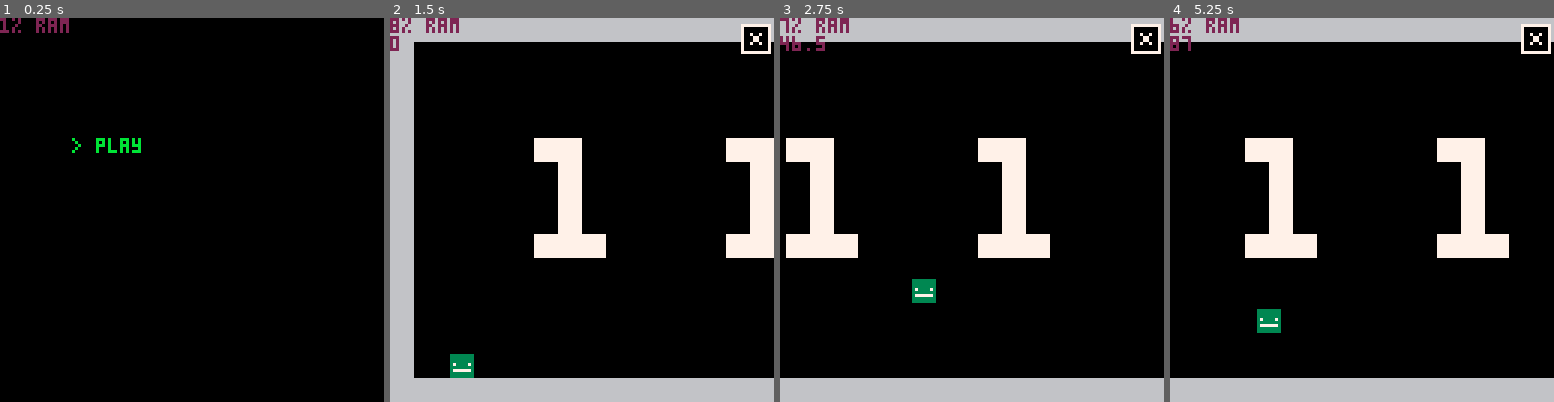
Above: before the commit, frames 1-4 (left to right).
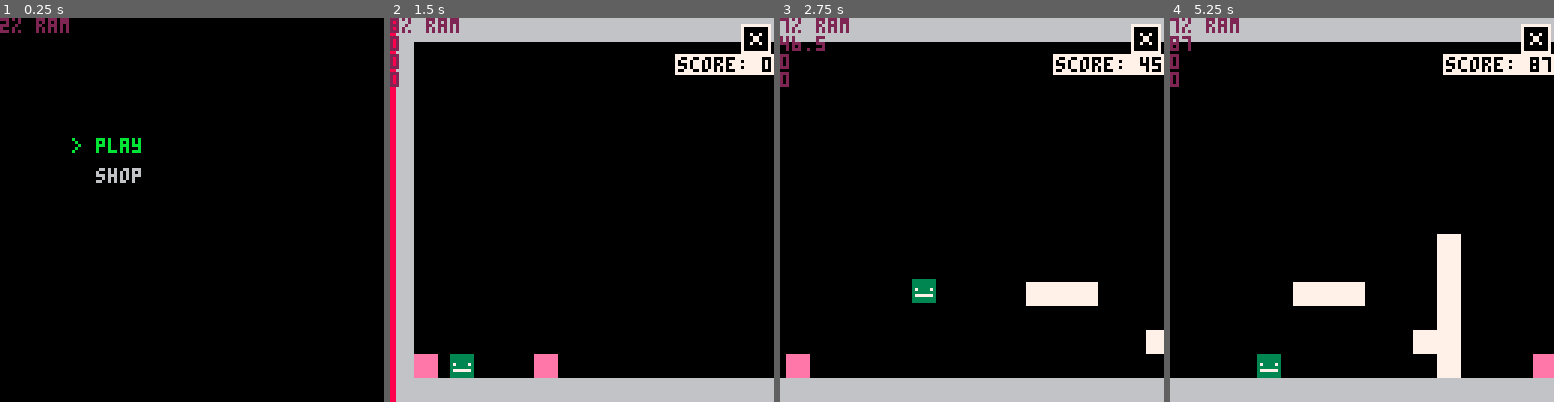
Above: after the commit, the same moments.

Repository: Bakawy/Pico_Games
Game: PICO-8 cartridge jump_game.p8
Two runs of this game, one before a commit and one after it. Both use one fixed random seed, a clock stepped at 60 frames per second and the inputs below.
Inputs:
- Up to frame 1 (0.25 s): no input
- Up to frame 2 (1.5 s): tap X (X key) at 0.33, 1.07 s; tap O (Z key) at 0.7 s
- Up to frame 3 (2.75 s): hold Right 1.6-2.1 s; tap O (Z key) at 1.7, 2.1, 2.5 s; tap X (X key) at 1.85 s; hold Up 2.15-2.42 s; hold Right from 2.47 s (still down)
- Up to frame 4 (5.25 s): tap O (Z key) every 0.4 s from 2.9 to 4.9 s; tap X (X key) at 2.97, 4.08, 5.2 s; release Right at 3.03 s; hold Left 3.08-3.58 s; hold Down 3.63-3.97 s; hold Right 4.02-4.68 s; hold Up 4.73-5.03 s; hold Left from 5.08 s (still down)

The runs differ from the first frame. In frame 1, 0.3% of the frame differs, in the area x 0-37%, y 0-43%; in frame 2, 9.2%; in frame 3, 9.4%; in frame 4, 12%, in the area x 0-100%, y 0-94%.

Commit message:
added basic gameplay

Diff:
--- a/jump_game.p8
+++ b/jump_game.p8
@@ -7,6 +7,8 @@
 1 - grabbable
 2 - unbreakable
 3 - floating
+4 - door
+5 - block tile place
 Game States
 0 - main menu
 1 - game⬆️
@@ -46,14 +48,14 @@
 00000000000000000000000000000000000000000000000000000000000000000000000000000000000000000000000000000000000000000000000000000000
 00000000000000000000000000000000000000000000000000000000000000000000000000000000000000000000000000000000000000000000000000000000
 00000000000000000000000000000000000000000000000000000000000000000000000000000000000000000000000000000000000000000000000000000000
-77777777666666660003300034433443000000000000000000766666666667000000000000000000000000000000000000000000000000000000000000000000
-77777777666666660333300033433443000000000000000000766666666667000000000000000000000000000000000000000000000000000000000000000000
-77777777666666660333300044333433000000000000000000766666666667000000077777700000000000000000000000000000000000000000000000000000
-77777777666666660003300044343334000007777770000000766666666667000000777007770000000000000000000000000000000000000000000000000000
-77777777666666660003333043344334000077666677000000766666666667000007770000777000000000000000000000000000000000000000000000000000
-77777777666666660003333043444344000776666667700000766666666667000007700000077000000000000000000000000000000000000000000000000000
-77777777666666660003300033444333007766666666770000766666666667000007777777777000000000000000000000000000000000000000000000000000
-77777777666666660003300034444344007666666666670000766666666667000000000000000000000000000000000000000000000000000000000000000000
+77777777666666660003300034433443000000000000000000766666666667000000000000000000000660000000000000000000000000000000000000000000
+77777777666666660333300033433443000000000000000000766666666667000000000000000000000660000000000000000000000000000000000000000000
+77777777666666660333300044333433000000000000000000766666666667000000077777700000006666000000000000000000000000000000000000000000
+77777777666666660003300044343334000007777770000000766666666667000000777007770000006666000000000000000000000000000000000000000000
+77777777666666660003333043344334000077666677000000766666666667000007770000777000066666600000000000000000000000000000000000000000
+77777777666666660003333043444344000776666667700000766666666667000007700000077000066666600000000000000000000000000000000000000000
+77777777666666660003300033444333007766666666770000766666666667000007777777777000666666660000000000000000000000000000000000000000
+77777777666666660003300034444344007666666666670000766666666667000000000000000000666666660000000000000000000000000000000000000000
 00888800000000000000000000000000000000000000000000000000000000000000000000000000000000000000000000000000000000000000000000000000
 08888880000000000000000000000000000000000000000000000000000000000000000000000000000000000000000000000000000000000000000000000000
 88899888000000000000000000000000000000000000000000000000000000000000000000000000000000000000000000000000000000000000000000000000
@@ -217,7 +219,7 @@
 
 
 __gff__
-000000000000000000000000000000000303030303030303030303000000000000000000000000000000000000000000090d0c0d10101010000000000000000000000000000000000000000000000000000000000000000000000000000000000300000000000000000000000000000000000000000000000000000000000000
+000000000000000000000000000000000303030303030303030303000000000000000000000000000000000000000000090d3c0d3434343424240d000000000000000000000000000000000000000000000000000000000000000000000000000300000000000000000000000000000000000000000000000000000000000000
 0000000000000000000000000000000000000000000000000000000000000000000000000000000000000000000000000000000000000000000000000000000000000000000000000000000000000000000000000000000000000000000000000000000000000000000000000000000000000000000000000000000000000000
 __map__
 0000000000000000000000000000000000000000000000000000000000000000000000000000000000000000000000000000000000000000000000000000000000000000000000000000000000000000000000000000000000000000000000000000000000000000000000000000000000000000000000000000000000000000
@@ -236,19 +238,19 @@
 0000000000000000000000000000000000000000000000000000000000000000000000000000000000000000000000000000000000000000000000000000000000000000000000000000000000000000000000000000000000000000000000000000000000000000000000000000000000000000000000000000000000000000
 0000000000000000000000000000000000000000000000000000000000000000000000000000000000000000000000000000000000000000000000000000000000000000000000000000000000000000000000000000000000000000000000000000000000000000000000000000000000000000000000000000000000000000
 0000000000000000000000000000000000000000000000000000000000000000000000000000000000000000000000000000000000000000000000000000000000000000000000000000000000000000000000000000000000000000000000000000000000000000000000000000000000000000000000000000000000000000
-3131313131313131313131313131313131313131313131313131313131313131313131313131313131313131313131313131313131000000000000000000000000000000000000000000000000000000000000000000000000000000000000000000000000000000000000000000000000000000000000000000000000000000
+3131313131313131313131313131313131313131313131313131313131313131313131313131313131313131313131313131313131313131313131313131313131313131313131313131000000000000000000000000000000000000000000000000000000000000000000000000000000000000000000000000000000000000
 0000000000000031310000000000000000000000000000313100000000000000000000000000000000000000000000000000000000000000000000000000000000000000000000000000000000000000000000000000000000000000000000000000000000000000000000000000000000000000000000000000000000000000
 0000000000000031310000000000000000000000000000313100000000000000000000000000000000000000000000000000000000000000000000000000000000000000000000000000000000000000000000000000000000000000000000000000000000000000000000000000000000000000000000000000000000000000
 0000000000000031313030003000300030303000303030313100000000000000000000000000000000000000000000000000000000000000000000000000000000000000000000000000000000000000000000000000000000000000000000000000000000000000000000000000000000000000000000000000000000000000
 0000000000000031313000003000300030003000300030313100000000000000000000000000000000000000000000000000000000000000000000000000000000000000000000000000000000000000000000000000000000000000000000000000000000000000000000000000000000000000000000000000000000000000
-0000000000000031313030003030300030003000303030313100000000000030300000000000003030300000000000000030303000000000000000000000000000000000000000000000000000000000000000000000000000000000000000000000000000000000000000000000000000000000000000000000000000000000
-0000000000000031310030003000300030003000300000313100000000000000300000000000000000300000000000000000003000000000000000000000000000000000000000000000000000000000000000000000000000000000000000000000000000000000000000000000000000000000000000000000000000000000
-0000000000000031313030003000300030303000300000313100000000000000300000000000003030300000000000000030303000000000000000000000000000000000000000000000000000000000000000000000000000000000000000000000000000000000000000000000000000000000000000000000000000000000
-0000000000000031310000000000000000000000000000313100000000000000300000000000003000000000000000000000003000000000000000000000000000000000000000000000000000000000000000000000000000000000000000000000000000000000000000000000000000000000000000000000000000000000
-0000000000000031310000000000000000000000000000313100000000000030303000000000003030300000000000000030303000000000000000000000000000000000000000000000000000000000000000000000000000000000000000000000000000000000000000000000000000000000000000000000000000000000
+0000000000000031313030003030300030003000303030313100000000000000000000000000000000000000000000000000000000000000000000000000000000000000000000000000000000000000000000000000000000000000000000000000000000000000000000000000000000000000000000000000000000000000
+0000000000000031310030003000300030003000300000313100000000000000000000000000000000000000000000000000000000000000000000000000000000000000000000000000000000000000000000000000000000000000000000000000000000000000000000000000000000000000000000000000000000000000
+0000000000000031313030003000300030303000300000313100000000000000000000000000000000000000000000000000000000000000000000000000000000000000000000000000000000000000000000000000000000000000000000000000000000000000000000000000000000000000000000000000000000000000
 0000000000000031310000000000000000000000000000313100000000000000000000000000000000000000000000000000000000000000000000000000000000000000000000000000000000000000000000000000000000000000000000000000000000000000000000000000000000000000000000000000000000000000
-0000000000000031310000000000000000000000000000313100000000000000000000000000000000000000000000000000000000000000000000000000000000000000000000000000000000000000000000000000000000000000000000000000000000000000000000000000000000000000000000000000000000000000
-0000000038390031310038390000000000000000000000313100000000000000000000000000000000000000000000000000000000000000000000000000000000000000000000000000000000000000000000000000000000000000000000000000000000000000000000000000000000000000000000000000000000000000
-0000000034350031310034350000000000000000000000313100000000000000000000000000000000000000000000000000000000000000000000000000000000000000000000000000000000000000000000000000000000000000000000000000000000000000000000000000000000000000000000000000000000000000
-0000000036370031310036370000000000000000000000313100000000700000000000007170000000000000000071700000000071000000000000000000000000000000000000000000000000000000000000000000000000000000000000000000000000000000000000000000000000000000000000000000000000000000
-3131313131313131313131313131313131313131313131313131313131313131313131313131313131313131313131313131313131000000000000000000000000000000000000000000000000000000000000000000000000000000000000000000000000000000000000000000000000000000000000000000000000000000
+0000000000000031310000000000000000000000000000313100000000000000000000000000000000000000000000000000000000000000000000000000000000003000000000000000000000000000000000000000000000000000000000000000000000000000000000000000000000000000000000000000000000000000
+0000000000000031310000000000000000000000000000313100000000000000000000300000000000000000000000000000000000000000000000000000000000003000000000000000000000000000000000000000000000000000000000000000000000000000000000000000000000000000000000000000000000000000
+0000000000000031310000000000000000000000000000313100000000000000000000300000000000000000000000000000000000000000000000003030300000003000000000000000000000000000000000000000000000000000000000000000000000000000000000000000000000000000000000000000000000000000
+0000000038390031310038390000000000000000000000313100000000000000300000300000000000000000000000000000000000000000000000000000000000003000000000000000000000000000000000000000000000000000000000000000000000000000000000000000000000000000000000000000000000000000
+0000000034350031310034350000000000000000000000313100000000000000300000300000000000303000000000000000000000000000000000000000000000303000000000000000000000000000000000000000000000000000000000000000000000000000000000000000000000000000000000000000000000000000
+0000000036370031310036370000000000000000000000313110000000700000300000307170000000000000000000717000100000717000000000000000000000003071700050000071000000000000000000000000000000000000000000000000000000000000000000000000000000000000000000000000000000000000
+3131313131313131313131313131313131313131313131313131313131313131313131313131313a3a3a3a3a3a3131313131313131313131313131313131313131313131313131313131000000000000000000000000000000000000000000000000000000000000000000000000000000000000000000000000000000000000
--- a/scripts/jump_game/enemy.lua
+++ b/scripts/jump_game/enemy.lua
@@ -52,7 +52,7 @@
 
 
 function spawn_enemies()
-	for x=0, 15 do
+	for x=0, 127 do
 		for y=0, 15 do
 			local tile_id = mget(x, y)
 			if tile_id == 80 then
--- a/scripts/jump_game/environment.lua
+++ b/scripts/jump_game/environment.lua
@@ -24,15 +24,21 @@
 
 function generate_level() --chunks must be on the same column
 	local chunks = get_chunks()
+	local last_chunk = 0
 	copy_map(24, 16, 0, 0, 5, 16)
 	local map_x = 4
 	local end_x = 127 - 8
 	while map_x < end_x do
-		local chunk = rnd(chunks)
+		local chunk = 0
+		while chunk == last_chunk or chunk == 0 do chunk = rnd(chunks) end
+		last_chunk = chunk
 		if map_x + chunk.w >= end_x then
 			for i=0, end_x - map_x - 1 do
 				mset(map_x, 0, 49)
 				mset(map_x, 15, 49)
+				if i == end_x - map_x - 1 then
+					mset(map_x, 14, 80)
+				end
 				map_x += 1
 			end
 			break
@@ -73,3 +79,27 @@
 	assert(#chunks != 0, "no chunks found")
 	return chunks
 end
+
+function draw_shop()
+	rect(103, 103, 120, 120, 4)
+	print("\#1\f4\-hstorage", 98, 96)
+end
+
+function update_death_wall()
+	if not death_wall then return end
+	death_wall.speed = min(death_wall.speed + death_wall.acceleration, death_wall.max_speed)
+	death_wall.x = min(death_wall.x + death_wall.speed, 976)
+
+	if player.x + 4 < death_wall.x then
+		run()
+	end
+	for enemy in all(enemies) do
+		if enemy.x + 4 < death_wall.x then
+			enemy.dead = {1, -1}
+		end
+	end
+end
+
+function draw_death_wall()
+	rectfill(0, 0, death_wall.x, 128, 8)
+end
--- a/scripts/jump_game/game.lua
+++ b/scripts/jump_game/game.lua
@@ -7,19 +7,44 @@
 },{__index = _ENV})
 
 function init_game(type)
+	if game_state == 2 then
+		mset(22, 30, mget(14, 14))
+		mset(22, 29, mget(14, 13))
+		mset(21, 30, mget(13, 14))
+		mset(21, 29, mget(13, 13))
+	end
+
 	gravity = 0.3
-	player = Player:new({x=24, y=119})
+	if player then
+		player = Player:new({x=24, y=119, grabbing=player.grabbing, stored_tile=player.stored_tile})
+	else
+		player = Player:new({x=24, y=119})
+	end
 	game_state = type + 1
 	thrown_tiles = {}
 	enemies = {}
 	particles = {}
-	spawn_enemies()
+	death_wall = nil
+	screen_left = 0
 	memset(0x2000, 0, 128*16)
 	if type == 0 then --main game
 		--copy_map(0, 16, 0, 0, 8, 16)
 		generate_level()
+		spawn_enemies()
+
+		local max_speed = 1.25
+		local ease_time = 12 --in seconds
+		death_wall = {
+			x = 0,
+			speed = 0,
+			acceleration = max_speed/(60*ease_time),
+			max_speed = max_speed
+		}
 	elseif type == 1 then --shop
+		level += 1
+		update_score()
 		copy_map(8, 16, 0, 0, 16, 16)
+		mset(7, 14, randint(17, 26))
 	end
 end
 
@@ -29,15 +54,26 @@
 
 	if game_state == 1 then
 		print(screen_left)
+		print(player.invulnerable)
+		print(player.hitstun)
 	end
 end
 
 function draw_hud()
 	camera()
+	--stored tile
 	local size = 9
 	local margin = 2
 	rect(128 - margin - size, margin, 128 - margin, margin + size, 7)
 	palt(0, false)
 	spr(player.stored_tile == -1 and 0 or player.stored_tile, 128 - margin - size + 1, margin + 1)
 	palt()
+
+	--score
+	local text = "score: "..flr(score)
+	print("\#7\f0\-h"..text, 128 - 4 * #text - 1, 13)
 end
+
+function update_score()
+	score = max(1024 * level + screen_left, score)
+end
--- a/scripts/jump_game/helper.lua
+++ b/scripts/jump_game/helper.lua
@@ -4,6 +4,10 @@
 
 function dist(x1, y1, x2, y2)
 	return sqrt((x2 - x1)^2 + (y2 - y1)^2)
+end
+
+function randint(low, high)
+	return flr(rnd(high+1-low))+low
 end
 
 function is_collide(x1, y1, x2, y2)
--- a/scripts/jump_game/main.lua
+++ b/scripts/jump_game/main.lua
@@ -9,6 +9,8 @@
     X=5
 	water_tile_radius = 24
 	screen_left = 0
+	score = 0
+	level = 0
 
 	init_menu()
 
@@ -20,9 +22,11 @@
 	if game_state == 0 then
 		update_menu()
 	elseif game_state == 1 then
+		update_score()
 		player:move()
 		move_tiles()
 		move_enemies()
+		update_death_wall()
 		update_particles()
 	elseif game_state == 2 then
 		player:move()
@@ -47,11 +51,13 @@
 		draw_thrown_tiles()
 		player:draw()
 		draw_enemies()
+		draw_death_wall()
 		draw_particles()
 		draw_hud()
 	elseif game_state == 2 then
 		draw_thrown_tile_effects()
 		draw_environment()
+		draw_shop()
 		draw_thrown_tiles()
 		player:draw()
 		draw_particles()
--- a/scripts/jump_game/menu.lua
+++ b/scripts/jump_game/menu.lua
@@ -1,5 +1,5 @@
 function init_menu()
-	menu_items = {"play"}
+	menu_items = {"play", "shop"}
     menu_text = {}
     camera()
     selected = 1
@@ -21,6 +21,8 @@
     if (btnp(4) or btnp(5)) and disableinput <= 0 then
         if menu_items[selected] == "play" then
             init_game(0)
+        elseif menu_items[selected] == "shop" then
+            init_game(1)
         end
     end
 end
--- a/scripts/jump_game/player.lua
+++ b/scripts/jump_game/player.lua
@@ -9,10 +9,12 @@
     grappling = false,
     hook = nil,
     hitstun = 0,
+	invulnerable = 0,
 	standing_on = {},
 	grounded = false,
 	stored_tile = -1,
 	status = {}, --speed: speed multiplier,
+	throwing = nil,
 	move = function(_ENV)
 		local frict = 1.5
 		local max_cayote_time = 5
@@ -66,6 +68,9 @@
 
 		grounded = false
 		if old_y_velocity > 0 and collided then
+			if mget(coordinate_to_tile(x, y + 5)) == 58 then
+				damage(_ENV)
+			end
 			grounded = true
 			cayote_time = max_cayote_time
 		end
@@ -84,6 +89,7 @@
 		end
 		if not grounded and cayote_time > 0 then cayote_time -= 1 end
 		if hitstun > 0 then hitstun -= 1 end
+		if invulnerable > 0 then invulnerable -= 1 end
 		local tx, ty = coordinate_to_tile(x, y+5)
 		standing_on = {
 			mget(tx - 1, ty),
@@ -122,7 +128,7 @@
 		end
 	end,
 	draw = function(_ENV)
-		if flr(hitstun / 3) % 2 == 0 then
+		if flr(invulnerable / 3) % 2 == 0 then
 			spr(1, x - 4, y - 4)
 		end
 
@@ -132,6 +138,23 @@
 
 		if grappling and hook then
 			line(x, y - 8, hook.x, hook.y, 7)
+		end
+		if throwing then
+			local throw_power = 1 * 3 + throwing/100
+			local throw_angle = 0.125
+			throw_angle = facing == L and 0.5 - throw_angle or throw_angle
+			local xv = throw_power * cos(throw_angle)
+			local yv = throw_power * sin(throw_angle)
+			local tx = x
+			local ty = y - 8
+			for i=1,6 do
+				for j=1, 3 do
+					yv += gravity
+					tx += xv
+					ty += yv
+				end
+				circfill(tx, ty, 1, 8)
+			end
 		end
 	end,
 	fire_grapple = function(_ENV)
@@ -152,11 +175,13 @@
 		}
 	end,
 	damage = function(_ENV)
+		if invulnerable > 0 then return end
 		local direction = 0.375
 		local magnitude = 5
 		x_velocity += cos(direction) * magnitude
 		y_velocity += sin(direction) * magnitude
 		hitstun = 10
+		invulnerable = 30
 	end,
 	apply_inputs = function(_ENV)
 		local speed = 1.5
@@ -176,12 +201,23 @@
 			init_game(game_state % 2)
 		end
 
+
 		if false then
 			--add(particles, Particles:new({x=64, y=64, size=10 * 2, delta_size=-2, frames=10, sprite_id=64}))
 			local temp = stored_tile
 			stored_tile = grabbing
 			grabbing = temp
 			return
+		end
+
+		if btn(O) and btnp(U) and (grabbing != -1 or stored_tile != -1) then
+			local temp = stored_tile
+			stored_tile = grabbing
+			grabbing = temp
+			if grappling then
+				grappling = false
+				hook = nil
+			end
 		end
 
 		if btnp(O) then
@@ -250,14 +286,25 @@
 					grabbing = 16
 				end
 			elseif grabbing != -1 then
+				--normal_throw(_ENV)
+				throwing = 0
+			end
+		end
+
+		if throwing then
+			if btn(X) then
+				throwing = min(throwing + 10, 100)
+			else
 				normal_throw(_ENV)
+				throwing = nil
 			end
 		end
 	end,
 	normal_throw = function(_ENV)
-		local throw_power = 3
-
-		spawn_thrown_tile(grabbing, x, y - 8, throw_power, facing == L and 0.375 or 0.125)
+		local throw_power = 1 * 3 + throwing/100
+		local throw_angle  = 0.125
+
+		spawn_thrown_tile(grabbing, x, y - 8, throw_power, facing == L and 0.5 - throw_angle or throw_angle)
 		grabbing = -1
 		if grappling then
 			grappling = false
--- a/scripts/jump_game/tile.lua
+++ b/scripts/jump_game/tile.lua
@@ -4,7 +4,7 @@
 	local dir = nearest_axis(self.x) -- -1 left, +1 right
 	local tx2 = coordinate_to_tile(self.x + dir*tile_size, self.y)
 	if not fget(mget(tx, ty + 1), 0) then tx = tx2 end
-	mset(tx, ty, self.id)
+	place_tile(tx, ty, self.id)
 	self.dead = true
 end
 
@@ -18,7 +18,7 @@
 	self.x_velocity *= 0.4
 	if abs(self.y_velocity) < 0.15 then
 		local tx, ty = coordinate_to_tile(self.x, self.y)
-		mset(tx, ty, self.id)
+		place_tile(tx, ty, self.id)
 		self.dead = true
 	end
 end
@@ -34,12 +34,12 @@
 	local dir = nearest_axis(self.x) -- -1 left, +1 right
 	local tx2 = coordinate_to_tile(self.x + dir*tile_size, self.y)
 	if not fget(mget(tx, ty + 1), 0) then tx = tx2 end
-	mset(tx, ty, 51)
+	place_tile(tx, ty, 51)
 
 	for i=ty-1,0,-1 do
 		local id=mget(tx, i)
 		if fget(id, 0) then break end
-		mset(tx, i, 50)
+		place_tile(tx, i, 50)
 	end
 	self.dead = true
 end
@@ -64,7 +64,7 @@
 	local dir = nearest_axis(self.y) -- -1 left, +1 right
 	local _, ty2 = coordinate_to_tile(self.x, self.y + dir*tile_size)
 	if not fget(mget(tx + sgn(self.x_velocity), ty), 0) then ty = ty2 end
-	mset(tx, ty, self.id)
+	place_tile(tx, ty, self.id)
 	self.dead = true
 end
 
@@ -83,7 +83,7 @@
 	local dir = nearest_axis(self.x)
 	local tx2 = coordinate_to_tile(self.x + dir*tile_size, self.y)
 	if not fget(mget(tx, ty - 1), 0) then tx = tx2 end
-	mset(tx, ty, self.id)
+	place_tile(tx, ty, self.id)
 	self.dead = true
 end
 
@@ -134,7 +134,7 @@
 		local tx2 = coordinate_to_tile(x + dir*tile_size, y)
 		if not fget(mget(tx, ty - 1), 0) then tx = tx2 end
 		if mget(tx, ty - 1) == 20 then
-			mset(tx, ty, id)
+			place_tile(tx, ty, id)
 			dead = true
 			return
 		else
@@ -152,7 +152,7 @@
 		local _, ty2 = coordinate_to_tile(x, y + dir*tile_size)
 		if not fget(mget(tx + sgn(x_velocity), ty), 0) then ty = ty2 end
 		if mget(tx + sgn(x_velocity), ty) == 20 then
-			mset(tx, ty, id)
+			place_tile(tx, ty, id)
 			dead = true
 			return
 		else
@@ -182,8 +182,8 @@
 	x += x_velocity
 	y += y_velocity
 	if (
-		x < 0 or
-		x > 128 or
+		x < screen_left or
+		x > screen_left + 128 or
 		y < 0 or
 		y > 128
 	) then
@@ -307,7 +307,7 @@
 	for tile in all(get_tiles_in_radius(x, y, radius)) do
 		local cx, cy = tile.x * 8 + 4, tile.y * 8 + 4
 		if fget(tile.id, 0) and not fget(tile.id, 2) then
-			mset(tile.x, tile.y, 0)
+			place_tile(tile.x, tile.y, 0)
 
 			if tile.id == 17 then
 				explode(cx, cy, radius)
@@ -377,7 +377,7 @@
 	if not fget(mget(tx, ty + 1), 0) and not fget(tile_id, 3) then
 		if not is_anchored(tx, ty) then
 			spawn_thrown_tile(tile_id, px, py, 0, 0)
-			mset(tx, ty, 0)
+			place_tile(tx, ty, 0)
 			did_update = true
 		end
 	end
@@ -395,3 +395,13 @@
 end
 
 function nearest_axis(p) return (p%8>=4) and 1 or -1 end
+
+function place_tile(x, y, id)
+	if y > 15 then return end
+	local cx, cy = x * 8 + 4, y * 8 + 4
+	if fget(mget(x, y), 5) and id != 0 then
+		spawn_thrown_tile(id, cx, cy, 2, rnd(0.5), false)
+	else
+		mset(x, y, id)
+	end
+end
Not shown, changed: .DS_Store
Not shown, changed: pages/jump_game_new.html
Not shown, changed: pages/jump_game_new.js
Not shown, changed: scripts/.DS_Store
